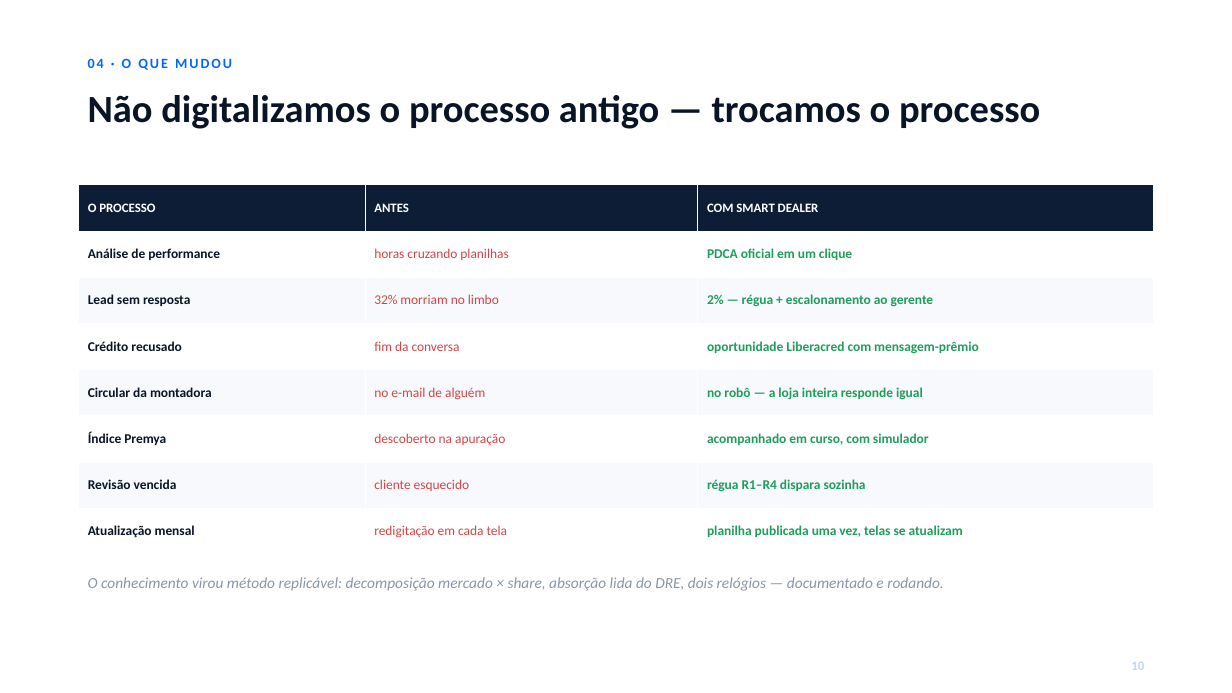
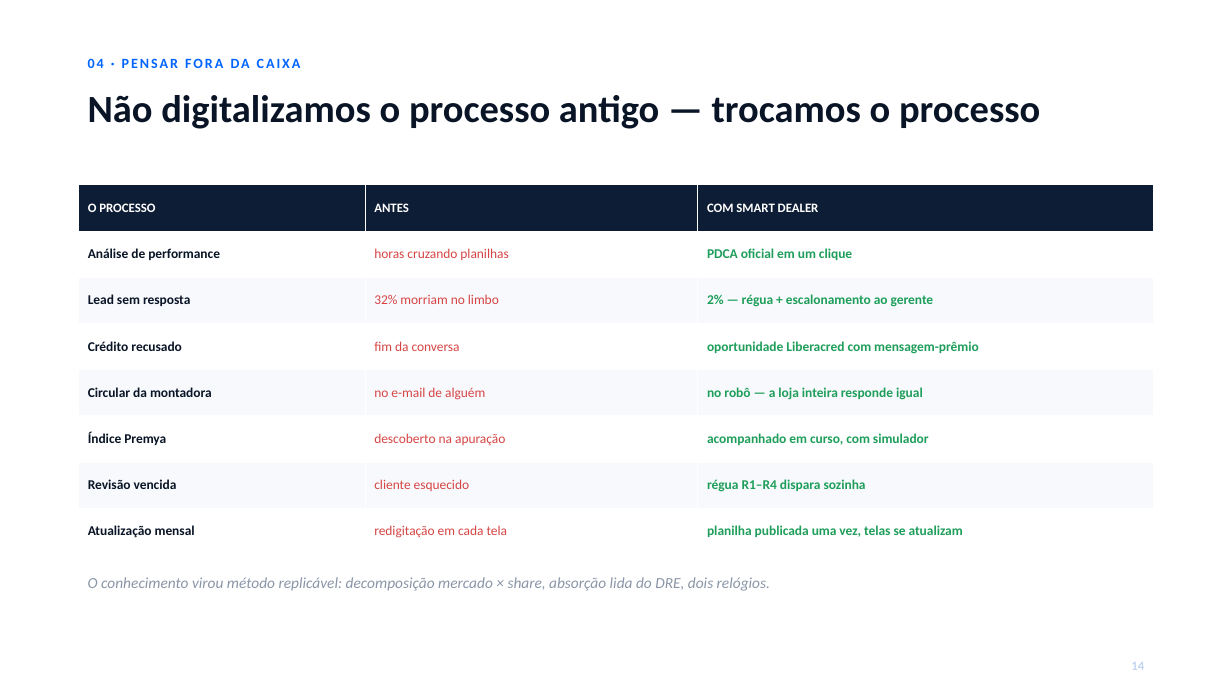
Before and after one commit to Caiquespkt0611/smart-dealer, a slide deck: slide 15 of _NOVAS MELHORIAS/DECK-BANCA-YAMAHAWAY.pptx (slide 11 before the commit). Drawn at 1232x693 pixels with LibreOffice and Linux fonts; fonts in the diff are those of the drawing. Boxes give left, top, right and bottom in pixels: in the first picture for what was removed or moved away, otherwise in the second. Text is boxed around its words. In the diff, an @@ line names an element or a change of style, - is before the commit and + after.

```diff
--- a/_NOVAS MELHORIAS/DECK-BANCA-YAMAHAWAY.pptx
+++ b/_NOVAS MELHORIAS/DECK-BANCA-YAMAHAWAY.pptx
@@ text at (x1=88, y1=58, x2=301, y2=68): text changed @@
-04 · O QUE MUDOU
+04 · PENSAR FORA DA CAIXA
@@ text at (x1=88, y1=577, x2=770, y2=591): text changed @@
-O conhecimento virou método replicável: decomposição mercado × share, absorção lida do DRE, dois relógios — documentado e rodando.
+O conhecimento virou método replicável: decomposição mercado × share, absorção lida do DRE, dois relógios.
```
Also in this commit, not shown: 16 other slides changed, 1 slide added, 3 slides removed, 3 other files.
